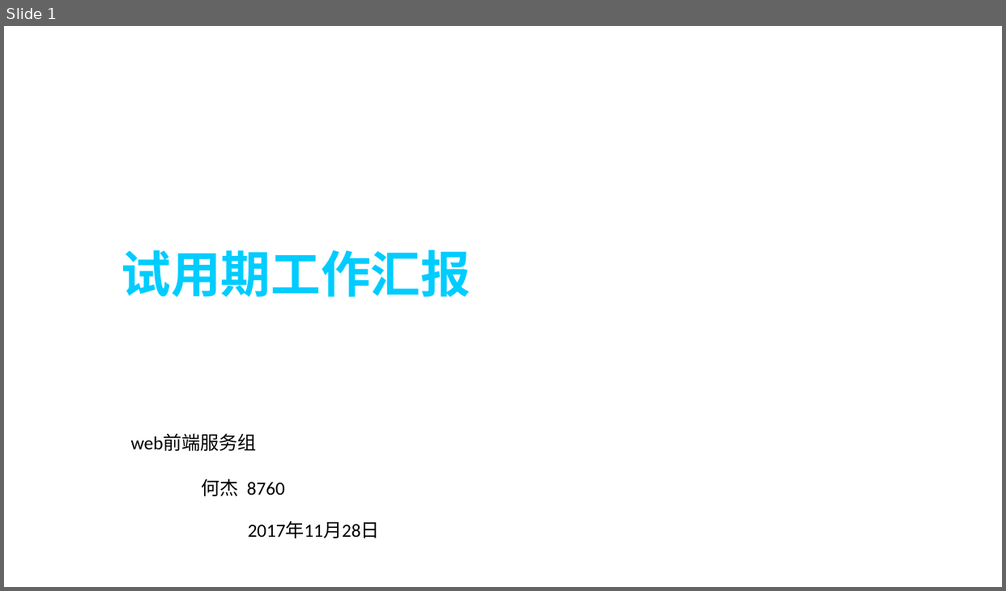
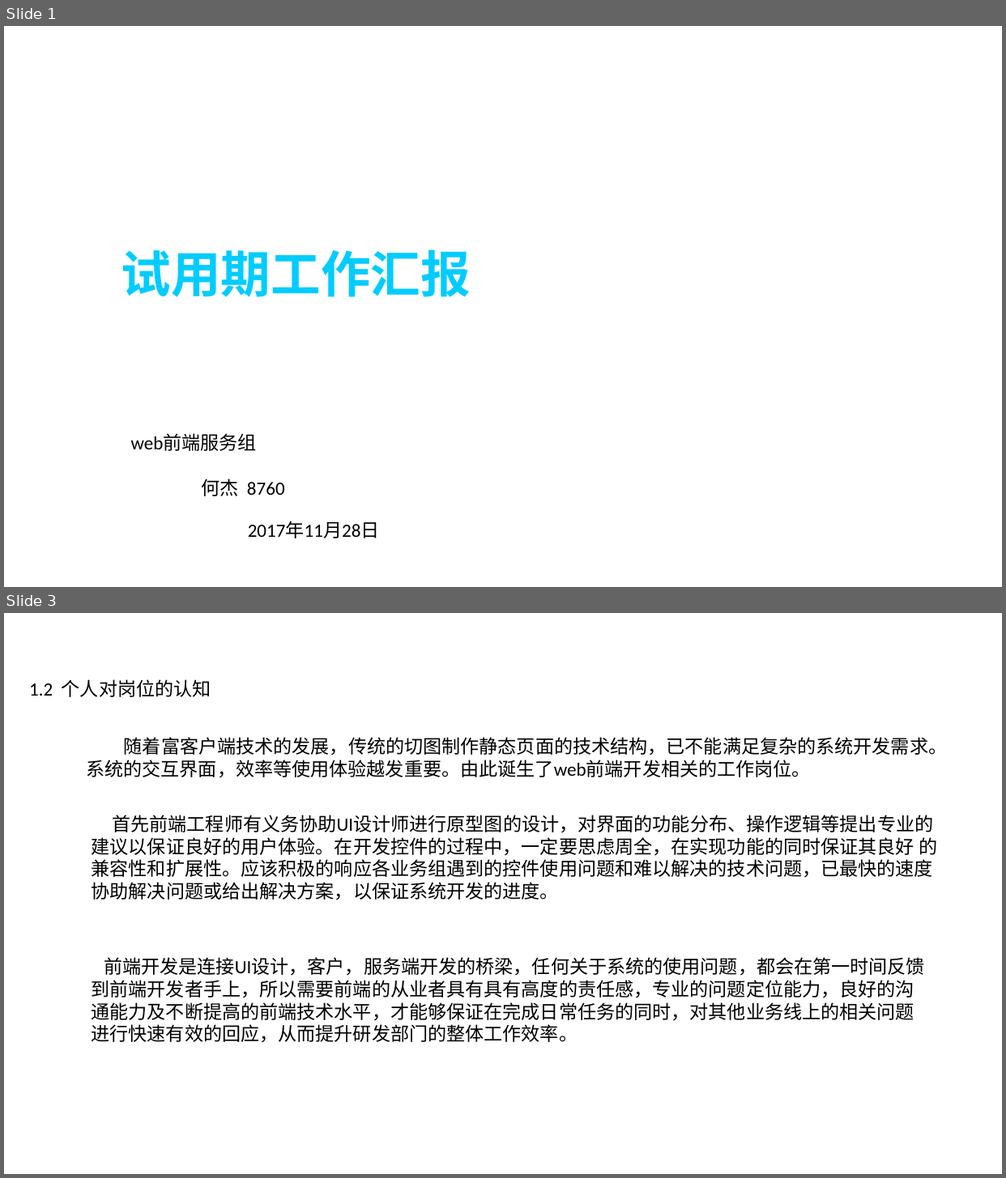
Before and after one commit to hiliny/lessonProject, a slide deck: documents/工作汇报.pptx. Shown one above the other, each under a label of ours: slide 1 before the commit, slides 1 and 3 after it; the slides between them are not shown. The pictures are 1006x591 and 1006x1178 pixels, drawn with LibreOffice and Linux fonts; fonts in the diff are those of the drawing; background and template pictures are left out. Boxes give left, top, right and bottom in pixels: in the first picture for what was removed or moved away, otherwise in the second. Text is boxed around its words. In the diff, an @@ line names an element or a change of style, - is before the commit and + after.

Commit message:
00

```diff
--- a/documents/工作汇报.pptx
+++ b/documents/工作汇报.pptx
@@ slide 3 added at <box>4,613,1002,1174</box>, background picture (left out) @@
@@ text added at <box>29,679,211,697</box>, 18 pt, text #000000 @@
+1.2 个人对岗位的认知
@@ text added at <box>86,737,947,778</box>, 18 pt, text #000000 @@
+随着富客户端技术的发展，传统的切图制作静态页面的技术结构，已不能满足复杂的系统开发需求。系统的交互界面，效率等使用体验越发重要。由此诞生了web前端开发相关的工作岗位。
@@ text added at <box>91,815,937,901</box>, 18 pt, text #000000 @@
+首先前端工程师有义务协助UI设计师进行原型图的设计，对界面的功能分布、操作逻辑等提出专业的建议以保证良好的用户体验。在开发控件的过程中，一定要思虑周全，在实现功能的同时保证其良好 的兼容性和扩展性。应该积极的响应各业务组遇到的控件使用问题和难以解决的技术问题，已最快的速度协助解决问题或给出解决方案，以保证系统开发的进度。
@@ text added at <box>91,957,925,1043</box>, 18 pt, text #000000 @@
+前端开发是连接UI设计，客户，服务端开发的桥梁，任何关于系统的使用问题，都会在第一时间反馈到前端开发者手上，所以需要前端的从业者具有具有高度的责任感，专业的问题定位能力，良好的沟通能力及不断提高的前端技术水平，才能够保证在完成日常任务的同时，对其他业务线上的相关问题进行快速有效的回应，从而提升研发部门的整体工作效率。
```
Also in this commit, not shown: 9 other slides added, 6 slides removed.
